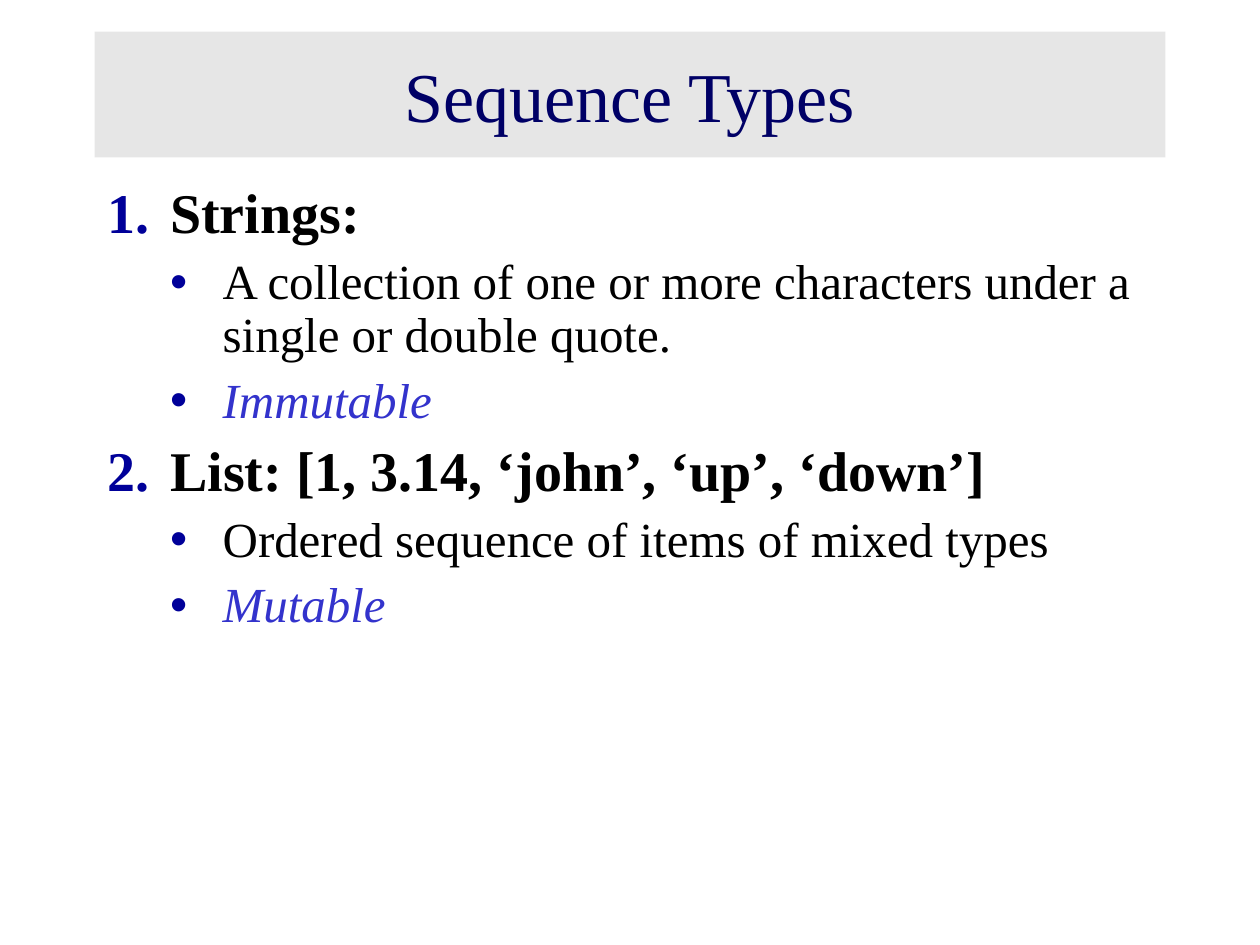
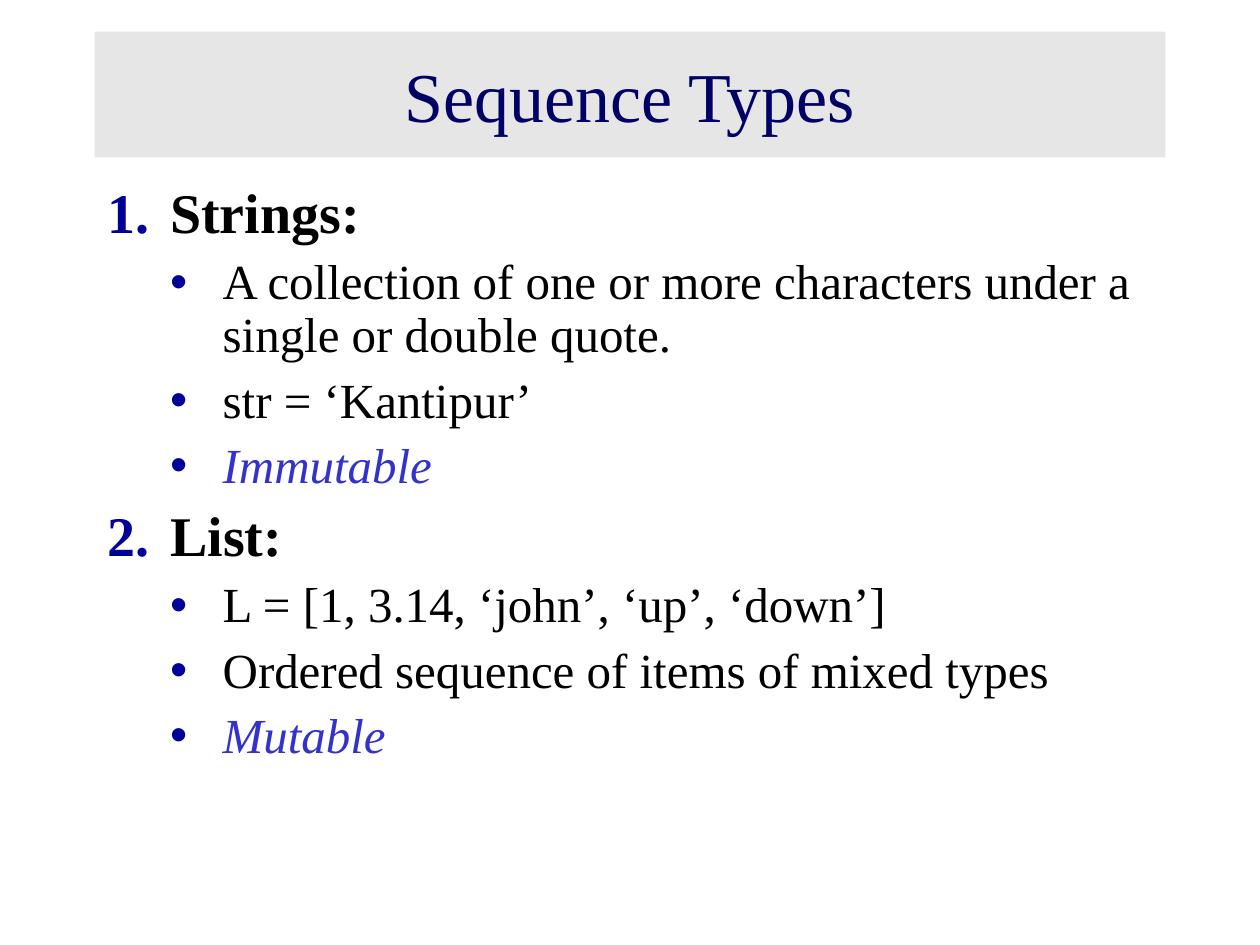
Before and after one commit to raaes0123/Python-training-resource, a slide deck: slide 3 of Python Day 2.ppt. Drawn at 1260x945 pixels with LibreOffice and Linux fonts; fonts in the diff are those of the drawing. Boxes give left, top, right and bottom in pixels: in the first picture for what was removed or moved away, otherwise in the second. Text is boxed around its words. In the diff, an @@ line names an element or a change of style, - is before the commit and + after.

```diff
--- a/Python Day 2.ppt
+++ b/Python Day 2.ppt
@@ text at (223,385,532,427): paragraph added @@
+  • str = ‘Kantipur’
@@ text at (170,517,886,632): text changed; size 32 to 28 pt; bold off @@
-2. List: [1, 3.14, ‘john’, ‘up’, ‘down’]
+2. List:
+  • L = [1, 3.14, ‘john’, ‘up’, ‘down’]
```
Also in this commit, not shown: 4 other slides changed, 7 slides added, 2 slides removed, 1 other file.
